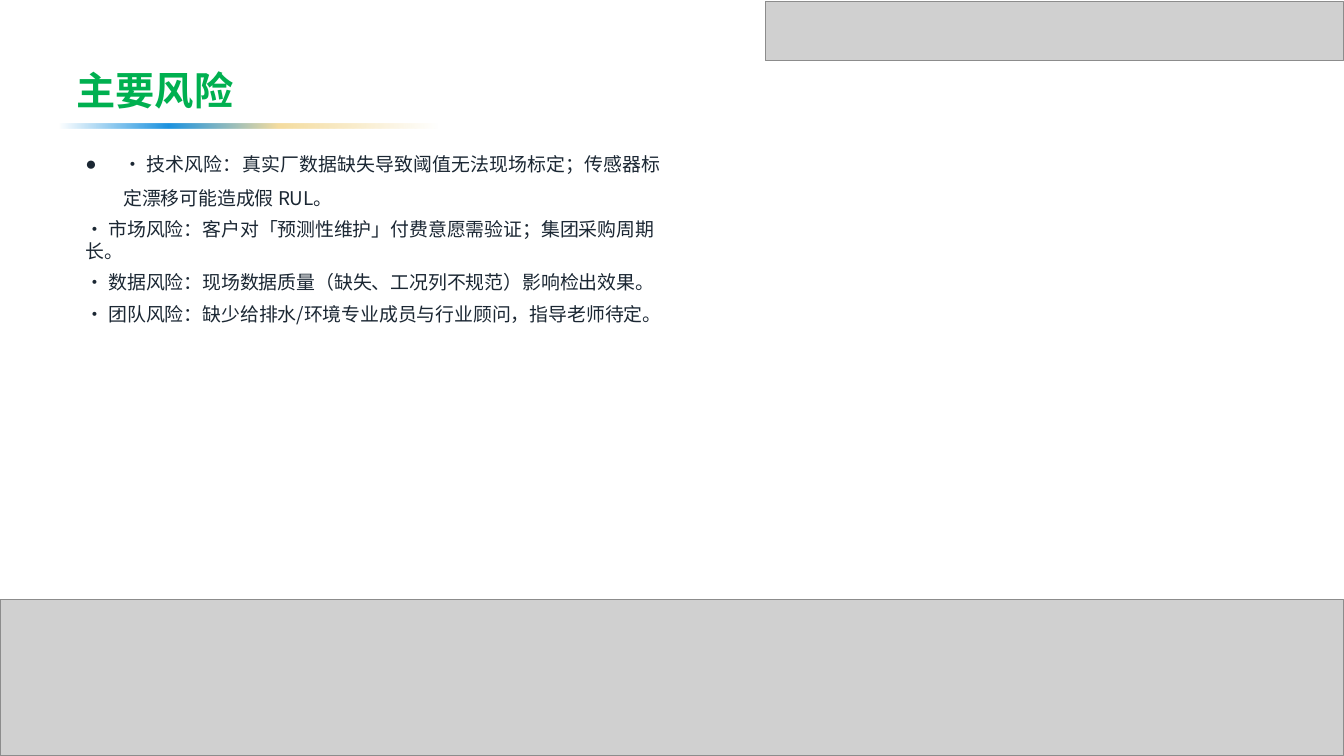
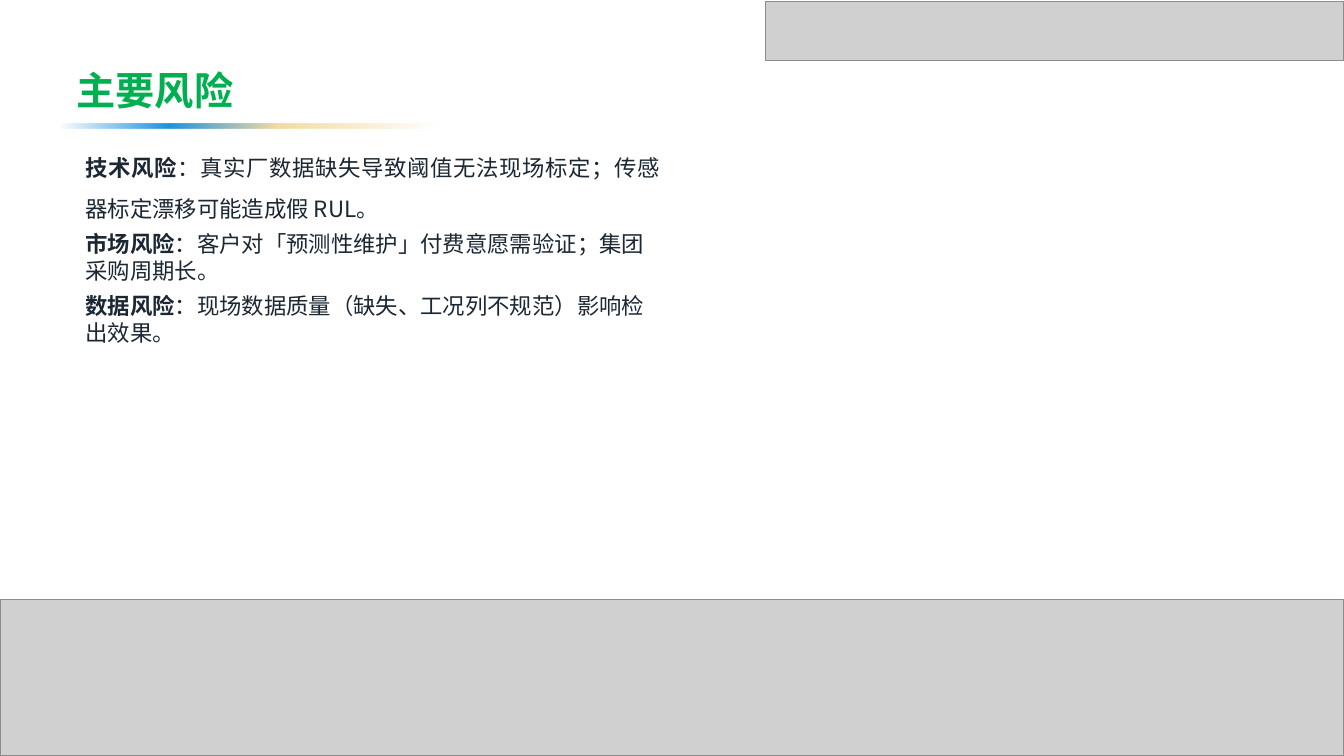
Before and after one commit to by739yang/BEWG_PdM, a slide deck: slide 16 of deliverables/ppt/澜脉_商业计划书.pptx (slide 24 before the commit). Drawn at 1344x756 pixels with LibreOffice and Linux fonts; fonts in the diff are those of the drawing; grey boxes stand for pictures; background and template pictures are left out. Boxes give left, top, right and bottom in pixels: in the first picture for what was removed or moved away, otherwise in the second. Text is boxed around its words. In the diff, an @@ line names an element or a change of style, - is before the commit and + after.

```diff
--- a/deliverables/ppt/澜脉_商业计划书.pptx
+++ b/deliverables/ppt/澜脉_商业计划书.pptx
@@ text at box(85, 157, 660, 343): text changed; size 13.5 to 16 pt @@
-● · 技术风险：真实厂数据缺失导致阈值无法现场标定；传感器标定漂移可能造成假 RUL。
-· 市场风险：客户对「预测性维护」付费意愿需验证；集团采购周期长。
-· 数据风险：现场数据质量（缺失、工况列不规范）影响检出效果。
-· 团队风险：缺少给排水/环境专业成员与行业顾问，指导老师待定。
+技术风险：真实厂数据缺失导致阈值无法现场标定；传感器标定漂移可能造成假 RUL。
+市场风险：客户对「预测性维护」付费意愿需验证；集团采购周期长。
+数据风险：现场数据质量（缺失、工况列不规范）影响检出效果。
```
Also in this commit, not shown: 17 other slides changed, 1 slide added, 11 slides removed, 21 other files.
